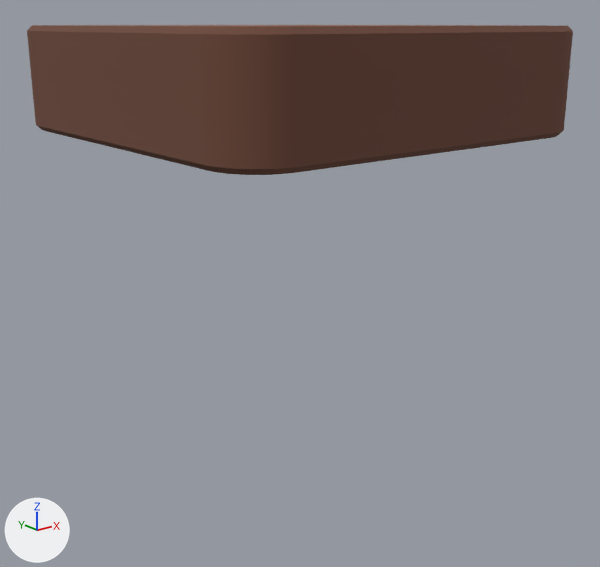
The glTF model frontend/public/models/dirt_tile.glb as it was, and as the next commit left it.
Before and after are seen from a 50 mm lens placed at (-20.7, -26.4, 0.1), pointed at (-0.2, -0.7, -10.2). Lighting does not change. The marker at lower left points along +X, +Y and +Z. Vertices at the same position are counted once.

Names of what the first picture shows: 'dirt_tile'.
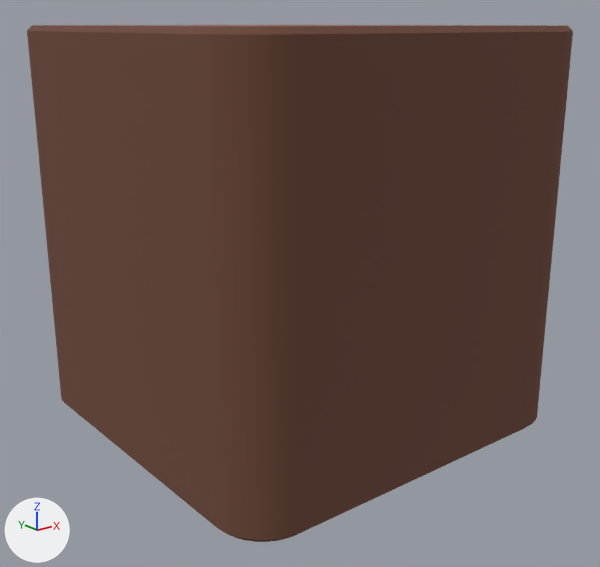
The newer file is also rescaled (x0.0619) as a whole; pictures and numbers use the older file's frame.

Changed parts and their boxes (x1, y1, x2, y2) in the pictures (600 x 567 px; the box of a moved part takes in the faces that stretch with it):
'dirt_tile', reshaped (243% taller): before (27, 25, 573, 175); after (27, 25, 573, 542)
part 1 of me_cube_005, moved or reshaped: before (36, 123, 564, 175); after (36, 123, 564, 542)

Edits to the bpy script that builds the scene:
```text
Change me_cube_005:
    where me_cube_005.from_pydata(...)  # 660 vertices, 1316 faces; spans x -8.0..8.0, y -8.0..8.0, z -4.0..0.0
    used by ob_dirt_tile; location = (0.0, 0.0, 0.0)
    me_cube_005 part 1: all 264 vertices in x -8.0..8.0, y -8.0..8.0, z -4.0..-3.8 are moved by (0.0, 0.0, -12.0)
```
